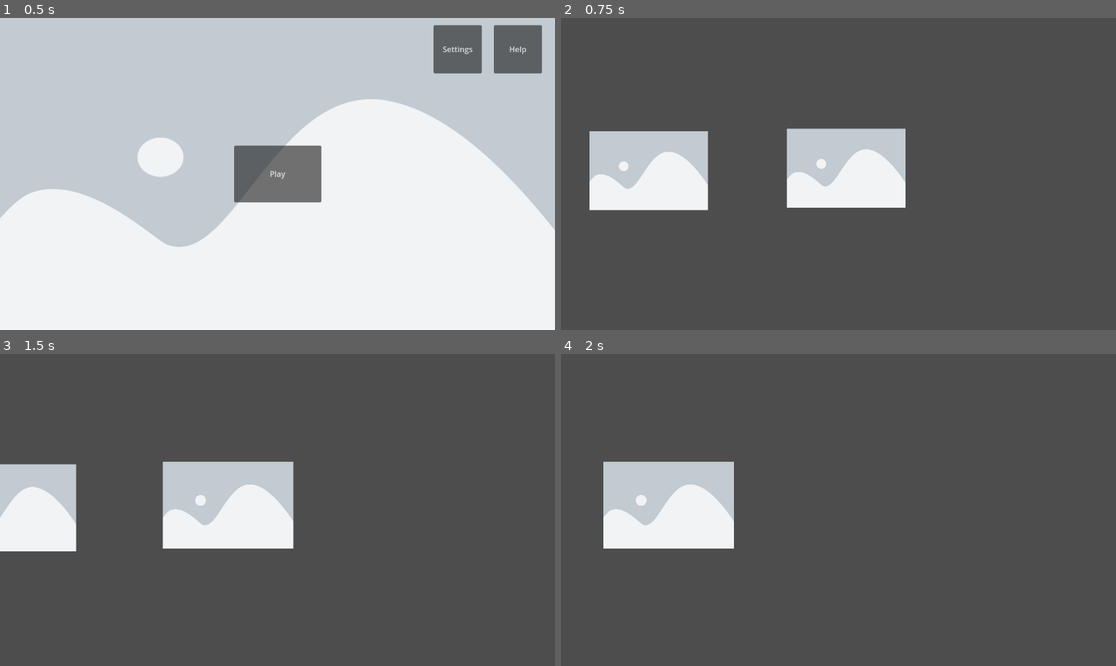
Above: before the commit, frames 1-4 (two rows, left to right).
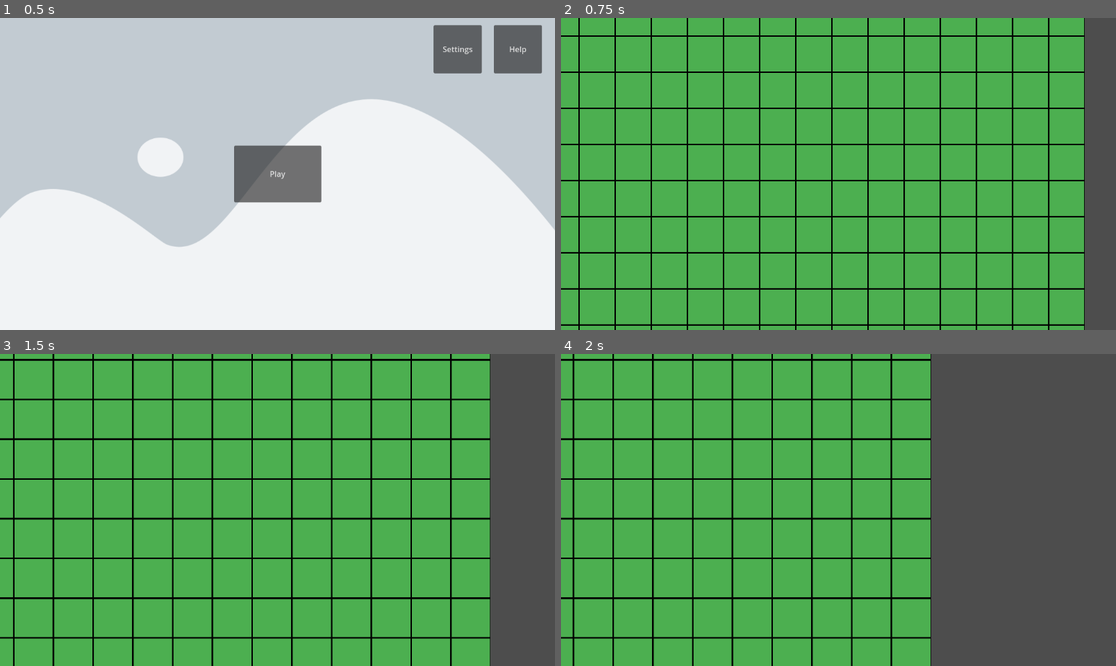
Above: after the commit, the same moments.

Repository: BSchoolland/turn-based-strategy
Game: Godot game, scene res://managers/main.tscn
Same seed, same stepped clock (60 frames per second), same inputs: the game is played once before the commit and once after it.
Inputs (mouse positions are in pixels of both pictures, inside the frame that each line leads up to):
- Up to frame 1 (0.5 s): no input
- Up to frame 2 (0.75 s): click "Play" at 0.5 s
- Up to frame 3 (1.5 s): tap Enter at 1.25 s; move the mouse to (399, 494) at 1.27 s; hold D (move_right) from 1.28 s (still down); tap Mouse wheel up (zoom_in) at 1.35 s; click (399, 494) at 1.42 s
- Up to frame 4 (2 s): keep holding D (move_right)

Frame 1 is identical in both runs. In frame 2, 94% of the frame differs, in the area x 0-95%, y 0-100%; in frame 3, 88%; in frame 4, 67%.

Commit message:
feat: add basic grid display

Diff:
--- a/managers/main.gd
+++ b/managers/main.gd
@@ -36,7 +36,6 @@
 	#isGameOver = true
 	#gameplay_stop()
 
-
 func _on_main_menu_help() -> void:
 	$help_menu.show()
 
--- a/managers/main.tscn
+++ b/managers/main.tscn
@@ -1,8 +1,9 @@
-[gd_scene load_steps=6 format=3 uid="uid://bqnpvv5fm4dns"]
+[gd_scene load_steps=7 format=3 uid="uid://bqnpvv5fm4dns"]
 
 [ext_resource type="Script" path="res://managers/main.gd" id="1_pxj8f"]
 [ext_resource type="PackedScene" uid="uid://b2g4xf0vuvj0u" path="res://scenes/ui/menus/main_menu.tscn" id="2_bowyb"]
 [ext_resource type="PackedScene" uid="uid://bxopb2phpb3pq" path="res://scenes/ui/menus/help_menu.tscn" id="5_gdij6"]
+[ext_resource type="PackedScene" uid="uid://d3p488e0sgdpk" path="res://scenes/stages/maps/map.tscn" id="6_5rodp"]
 [ext_resource type="PackedScene" uid="uid://lhsp2yw6aduk" path="res://scenes/stages/gameplay_scene.tscn" id="6_o35ci"]
 [ext_resource type="PackedScene" uid="uid://d700j6uofmt7" path="res://scenes/ui/menus/settings_scene.tscn" id="6_yw4fl"]
 
@@ -19,6 +20,8 @@
 
 [node name="gameplayScene" parent="." instance=ExtResource("6_o35ci")]
 
+[node name="Map" parent="." instance=ExtResource("6_5rodp")]
+
 [connection signal="help" from="main_menu" to="." method="_on_main_menu_help"]
 [connection signal="play" from="main_menu" to="." method="_on_main_menu_play"]
 [connection signal="settings" from="main_menu" to="." method="_on_main_menu_settings"]
--- a/scenes/stages/gameplay_scene.tscn
+++ b/scenes/stages/gameplay_scene.tscn
@@ -1,14 +1,8 @@
-[gd_scene load_steps=3 format=3 uid="uid://lhsp2yw6aduk"]
+[gd_scene load_steps=2 format=3 uid="uid://lhsp2yw6aduk"]
 
-[ext_resource type="PackedScene" uid="uid://bngc8qg5152ip" path="res://scenes/testing/example_box.tscn" id="1_mynhg"]
 [ext_resource type="PackedScene" uid="uid://8mmvciuywtam" path="res://scenes/other/camera_2d.tscn" id="2_cgjg6"]
 
 [node name="gameplayScene" type="Node2D"]
 
-[node name="ExampleBox" parent="." instance=ExtResource("1_mynhg")]
-
-[node name="ExampleBox2" parent="." instance=ExtResource("1_mynhg")]
-position = Vector2(-410, 5)
-
 [node name="Camera2D" parent="." instance=ExtResource("2_cgjg6")]
 position = Vector2(576, 324)
--- /dev/null
+++ b/scenes/stages/maps/map.gd
@@ -0,0 +1,28 @@
+extends Node2D
+
+const dimensionX : int = 15
+const dimensionY : int = 15
+const tileSize : float = 75
+
+var mapSizeX : float = dimensionX * tileSize
+var mapSizeY : float = dimensionY * tileSize
+
+var mapArray : Array = []
+
+const tileScn = preload('res://scenes/stages/tiles/tile.tscn')
+# Called when the node enters the scene tree for the first time.
+func _ready() -> void:
+	# loop through x and y and fill the 2D array with tiles
+	for y in range(dimensionY):
+		var row = []
+		for x in range(dimensionX):
+			var newTile = tileScn.instantiate()
+			newTile.position.x = (x * tileSize)
+			newTile.position.y = (y * tileSize)
+			# resolution of sprites is 300x300, so the scale should be
+			newTile.scale /= (3 / (tileSize / 100))
+			add_child(newTile)
+
+# Called every frame. 'delta' is the elapsed time since the previous frame.
+func _process(delta: float) -> void:
+	pass
--- /dev/null
+++ b/scenes/stages/maps/map.tscn
@@ -0,0 +1,6 @@
+[gd_scene load_steps=2 format=3 uid="uid://d3p488e0sgdpk"]
+
+[ext_resource type="Script" path="res://scenes/stages/maps/map.gd" id="1_3trxg"]
+
+[node name="Map" type="Node2D"]
+script = ExtResource("1_3trxg")
--- /dev/null
+++ b/scenes/stages/tiles/tile.tscn
@@ -0,0 +1,8 @@
+[gd_scene load_steps=2 format=3 uid="uid://chpsuwsdp8mx"]
+
+[ext_resource type="Texture2D" uid="uid://bvhnnydmvjkb4" path="res://assets/placeholder/green_tile.png" id="1_1a2t3"]
+
+[node name="tile" type="Node2D"]
+
+[node name="Sprite2D" type="Sprite2D" parent="."]
+texture = ExtResource("1_1a2t3")
Binary file added: assets/placeholder/green_tile.png
Not shown, added: assets/placeholder/green_tile.png.import
